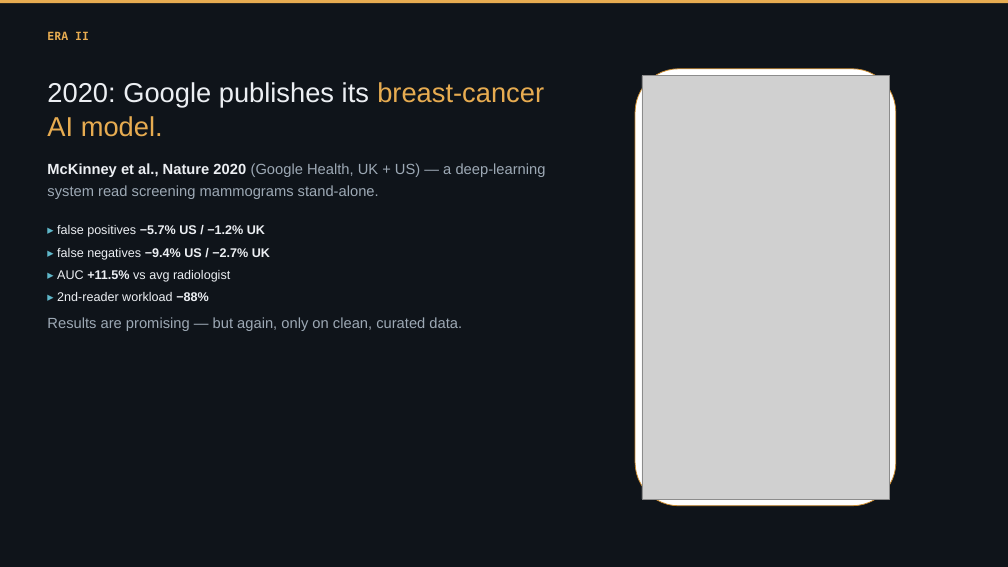
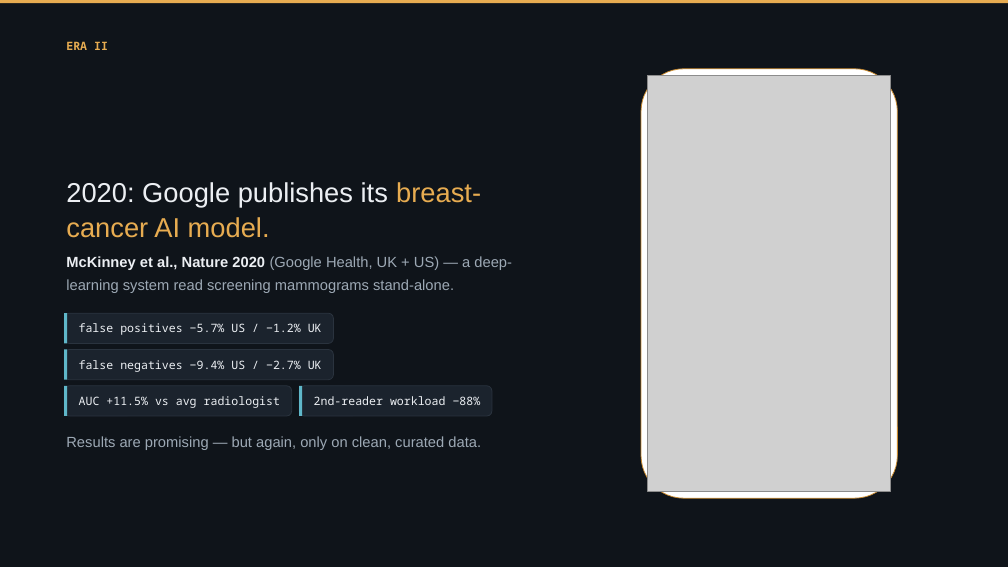
Before and after one commit to Emory-HITI/Mammo, a slide deck: slide 16 of keynote-iwbi-2026/pptx/IWBI2026_Trivedi_FULL_keynote.pptx. Drawn at 1008x567 pixels with LibreOffice and Linux fonts; fonts in the diff are those of the drawing; grey boxes stand for pictures. Boxes give left, top, right and bottom in pixels: in the first picture for what was removed or moved away, otherwise in the second. Text is boxed around its words. In the diff, an @@ line names an element or a change of style, - is before the commit and + after.

```diff
--- a/keynote-iwbi-2026/pptx/IWBI2026_Trivedi_FULL_keynote.pptx
+++ b/keynote-iwbi-2026/pptx/IWBI2026_Trivedi_FULL_keynote.pptx
@@ text "ERA II": place and size @@
-text "ERA II" at <box>47,31,89,40</box>
+text "ERA II" at <box>66,41,108,50</box>
@@ text "ERA II" at <box>66,41,108,50</box>: line spacing 1.14 to 1.28 @@
@@ rounded rectangle: place and size @@
-rounded rectangle at <box>635,69,896,506</box>
+rounded rectangle at <box>641,69,898,498</box>
@@ picture: place and size @@
-picture at <box>642,76,889,499</box>
+picture at <box>648,76,891,492</box>
@@ text "2020: Google publishes its breast-cancer ..." rewrapped from <box>47,82,544,137</box> to <box>66,182,481,238</box> @@
@@ text "McKinney et al., Nature 2020 ...": place and size @@
-text "McKinney et al., Nature 2020 ..." at <box>47,163,546,199</box>
+text "McKinney et al., Nature 2020 ..." at <box>66,256,512,293</box>
@@ text "McKinney et al., Nature 2020 ..." at <box>66,256,512,293</box>: line spacing 1.25 to 1.28 @@
@@ rounded rectangle "false positives −5.7% US / ...": place and size @@
-rounded rectangle "false positives −5.7% US / ..." at <box>57,225,265,237</box>
+rounded rectangle "false positives −5.7% US / ..." at <box>64,313,333,343</box>
@@ rectangle added at <box>64,313,67,343</box>, fill #5FB7C9 @@
@@ text in rounded rectangle at <box>79,323,322,335</box>: text changed; size 12 to 11 pt; font Arial to Noto Sans Mono @@
-▸ false positives −5.7% US / −1.2% UK
+false positives −5.7% US / −1.2% UK
@@ rounded rectangle "false negatives −9.4% US / ...": place and size @@
-rounded rectangle "false negatives −9.4% US / ..." at <box>57,248,270,260</box>
+rounded rectangle "false negatives −9.4% US / ..." at <box>64,349,333,380</box>
@@ rectangle added at <box>64,349,67,380</box>, fill #5FB7C9 @@
@@ rounded rectangle "AUC +11.5% vs avg radiologist": place and size @@
-rounded rectangle "AUC +11.5% vs avg radiologist" at <box>57,270,230,282</box>
+rounded rectangle "AUC +11.5% vs avg radiologist" at <box>64,386,292,416</box>
@@ rectangle added at <box>64,386,67,416</box>, fill #5FB7C9 @@
@@ text in rounded rectangle at <box>79,360,322,372</box>: text changed; size 12 to 11 pt; font Arial to Noto Sans Mono @@
-▸ false negatives −9.4% US / −2.7% UK
+false negatives −9.4% US / −2.7% UK
@@ vertical alignment top to middle; fill none to #1B232D; outline none to #2A333E 0.75 pt in 4 elements at <box>64,313,333,343</box>, <box>64,349,333,380</box>, <box>64,386,292,416</box>, <box>299,386,492,416</box> @@
@@ rounded rectangle "2nd-reader workload −88%": place and size @@
-rounded rectangle "2nd-reader workload −88%" at <box>57,292,209,301</box>
+rounded rectangle "2nd-reader workload −88%" at <box>299,386,492,416</box>
@@ rectangle added at <box>299,386,302,416</box>, fill #5FB7C9 @@
@@ text in rounded rectangle at <box>79,396,280,408</box>: text changed; size 12 to 11 pt; font Arial to Noto Sans Mono @@
-▸ AUC +11.5% vs avg radiologist
+AUC +11.5% vs avg radiologist
@@ text in rounded rectangle at <box>314,396,481,405</box>: text changed; size 12 to 11 pt; font Arial to Noto Sans Mono @@
-▸ 2nd-reader workload −88%
+2nd-reader workload −88%
@@ text "Results are promising — but ..." at <box>66,436,481,450</box>: line spacing 1.25 to 1.28 @@
@@ text "Results are promising — but ...": place and size @@
-text "Results are promising — but ..." at <box>47,317,462,331</box>
+text "Results are promising — but ..." at <box>66,436,481,450</box>
```
Also in this commit, not shown: 57 other slides changed, 1 slide added, 1 slide removed, 14 other files.
